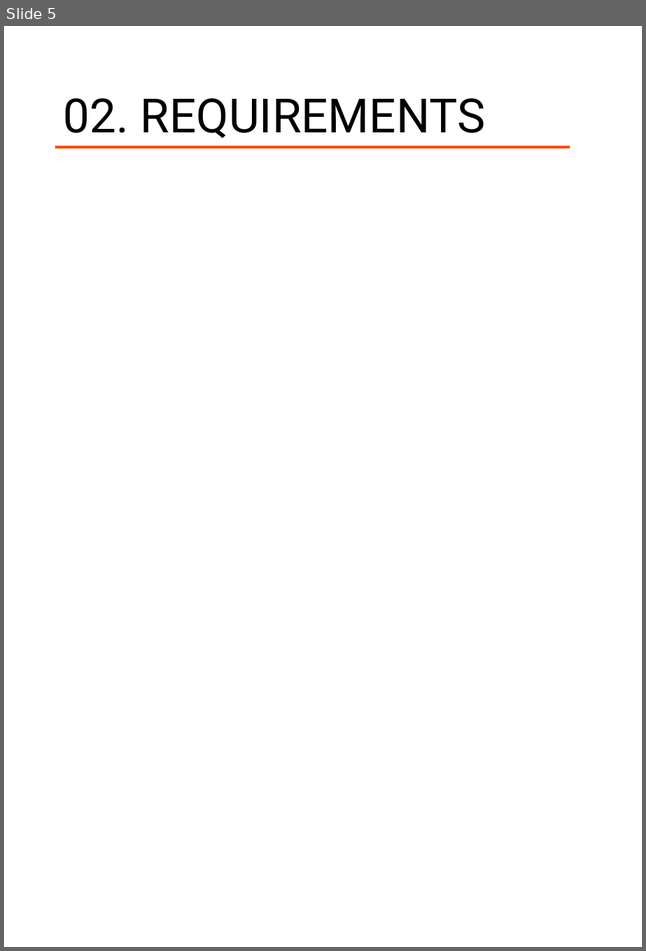
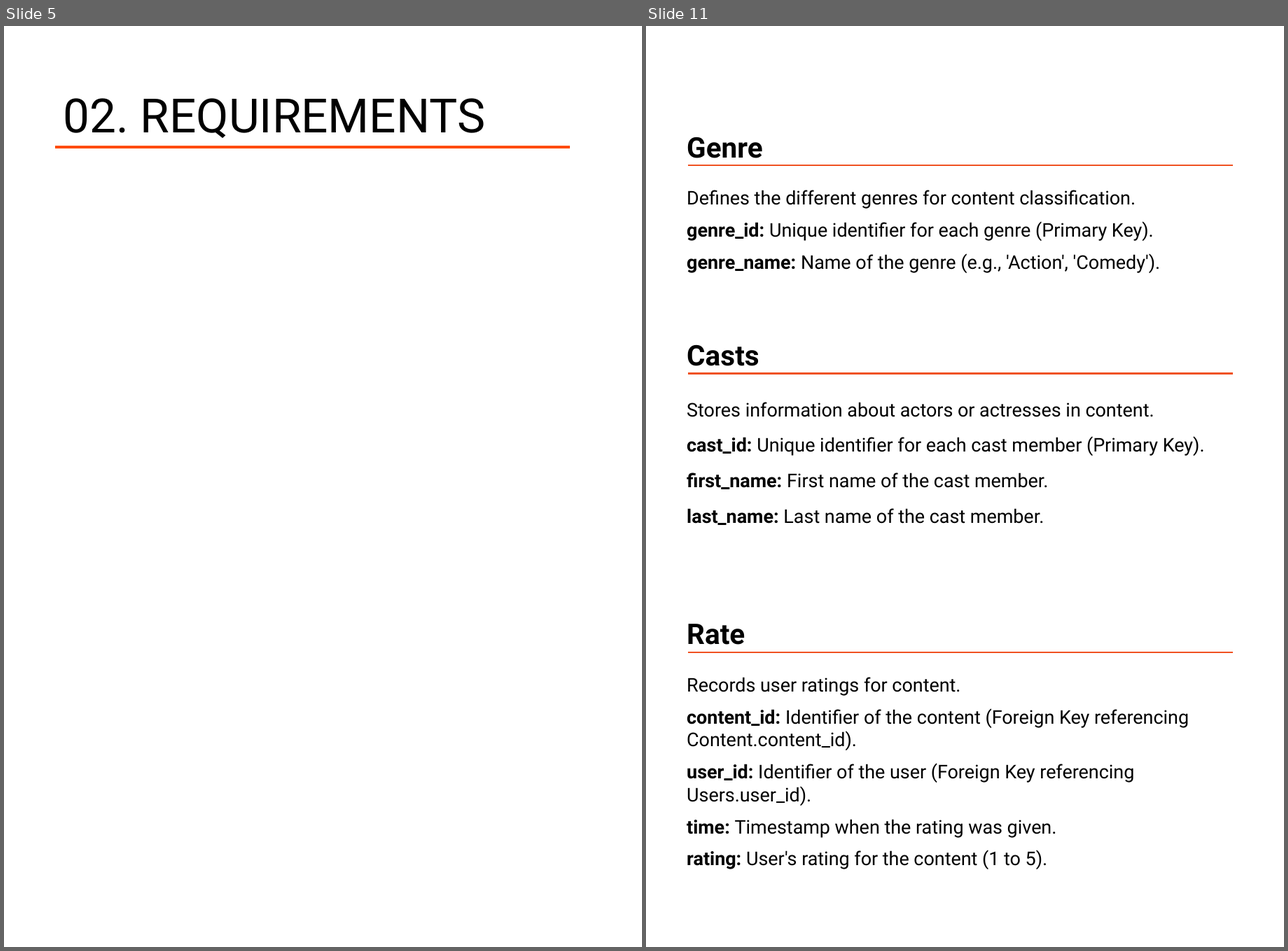
Before and after one commit to mtrung12/Movie_streaming_db, a slide deck: movie_stream_report.pptx. Shown side by side, each under a label of ours: slide 5 before the commit, slides 5 and 11 after it; the slides between them are not shown. The pictures are 646x951 and 1288x951 pixels, drawn with LibreOffice and Linux fonts; fonts in the diff are those of the drawing. Boxes give left, top, right and bottom in pixels: in the first picture for what was removed or moved away, otherwise in the second. Text is boxed around its words. In the diff, an @@ line names an element or a change of style, - is before the commit and + after.

```diff
--- a/movie_stream_report.pptx
+++ b/movie_stream_report.pptx
@@ slide 11 added at (646,26,1284,947), background #FFFFFF @@
@@ text added at (687,137,762,158), 24 pt, text #000000, bold @@
+Genre
@@ line added from (689, 165) to (1233, 165), #F05222 1.5 pt @@
@@ text added at (687,190,1160,273), 16 pt, text #000000 @@
+Defines the different genres for content classification.
+genre_id: Unique identifier for each genre (Primary Key).
+genre_name: Name of the genre (e.g., 'Action', 'Comedy').
@@ text added at (687,344,759,366), 24 pt, text #000000, bold @@
+Casts
@@ line added from (689, 374) to (1233, 374), #F05222 1.5 pt @@
@@ text added at (687,402,1205,525), 16 pt, text #000000 @@
+Stores information about actors or actresses in content.
+cast_id: Unique identifier for each cast member (Primary Key).
+first_name: First name of the cast member.
+last_name: Last name of the cast member.
@@ text added at (687,624,745,645), 24 pt, text #000000, bold @@
+Rate
@@ line added from (689, 652) to (1233, 652), #F05222 1.5 pt @@
@@ text added at (687,677,1188,870), 16 pt, text #000000 @@
+Records user ratings for content.
+content_id: Identifier of the content (Foreign Key referencing Content.content_id).
+user_id: Identifier of the user (Foreign Key referencing Users.user_id).
+time: Timestamp when the rating was given.
+rating: User's rating for the content (1 to 5).
```
Also in this commit, not shown: 1 slide changed, 13 other slides added, 1 slide removed, 10 other files.
